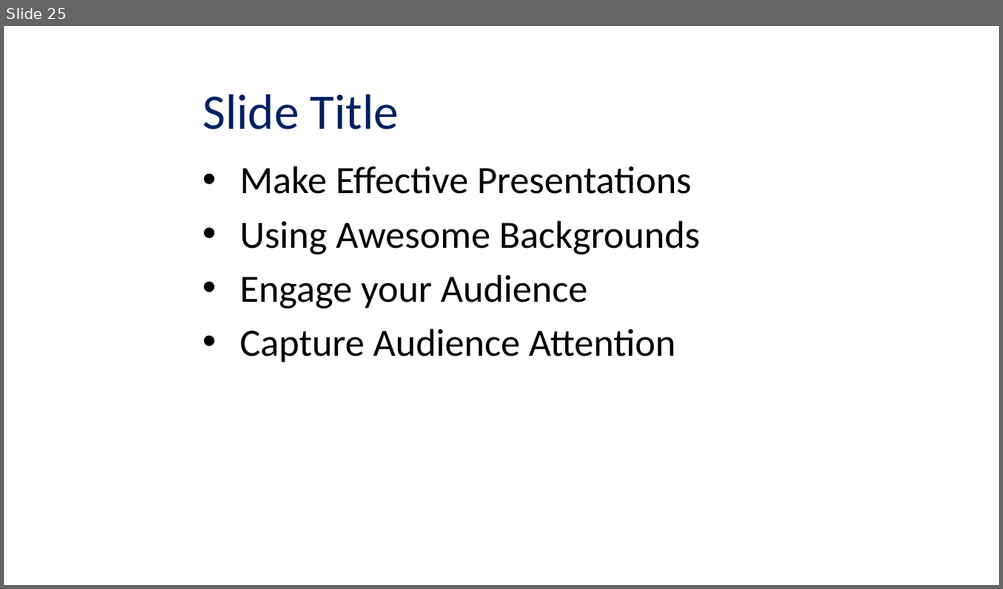
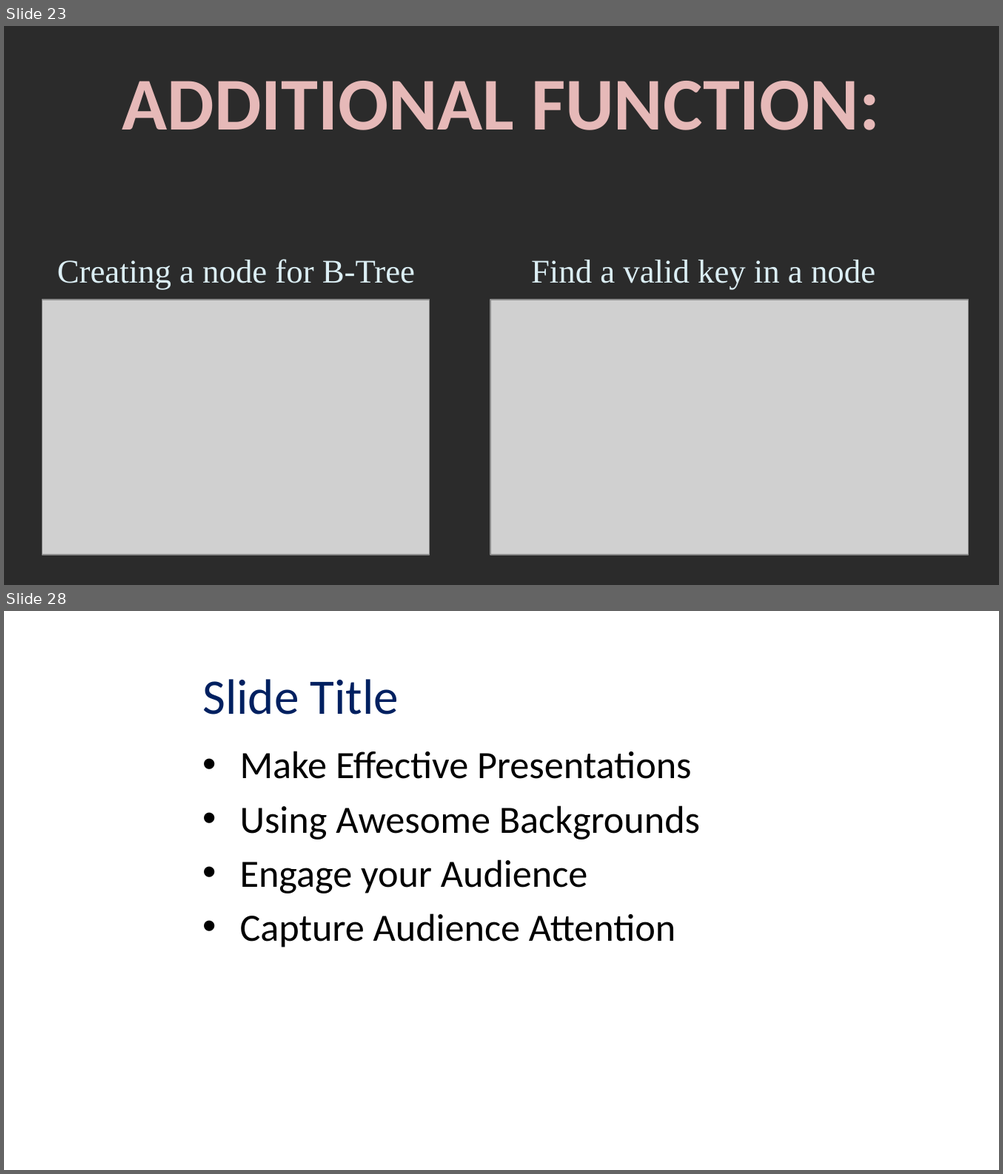
Before and after one commit to viettungvuong/Seminar, a slide deck: Seminar.pptx. Shown one above the other, each under a label of ours: slide 25 before the commit, slides 23 and 28 after it; the slides between them are not shown. The pictures are 1003x589 and 1003x1174 pixels, drawn with LibreOffice and Linux fonts; fonts in the diff are those of the drawing; grey boxes stand for pictures; background and template pictures are left out; a plain dark background stands for a picture behind light text. Boxes give left, top, right and bottom in pixels: in the first picture for what was removed or moved away, otherwise in the second. Text is boxed around its words. In the diff, an @@ line names an element or a change of style, - is before the commit and + after.

```diff
--- a/Seminar.pptx
+++ b/Seminar.pptx
@@ slide 23 added at (x1=4, y1=26, x2=999, y2=585), background picture (left out) @@
@@ text added at (x1=122, y1=81, x2=879, y2=130), 54 pt, text #E6B9B8, bold @@
+ADDITIONAL FUNCTION:
@@ text added at (x1=57, y1=259, x2=415, y2=289), 24 pt, text #DBEEF4 @@
+Creating a node for B-Tree
@@ text added at (x1=531, y1=260, x2=875, y2=289), 24 pt, text #DBEEF4 @@
+Find a valid key in a node
@@ picture added at (x1=42, y1=300, x2=429, y2=555) @@
@@ picture added at (x1=490, y1=300, x2=967, y2=555) @@
@@ what was slide 25 is now slide 28 @@
```
Also in this commit, not shown: 5 other slides added, 3 slides removed, 1 other file.
